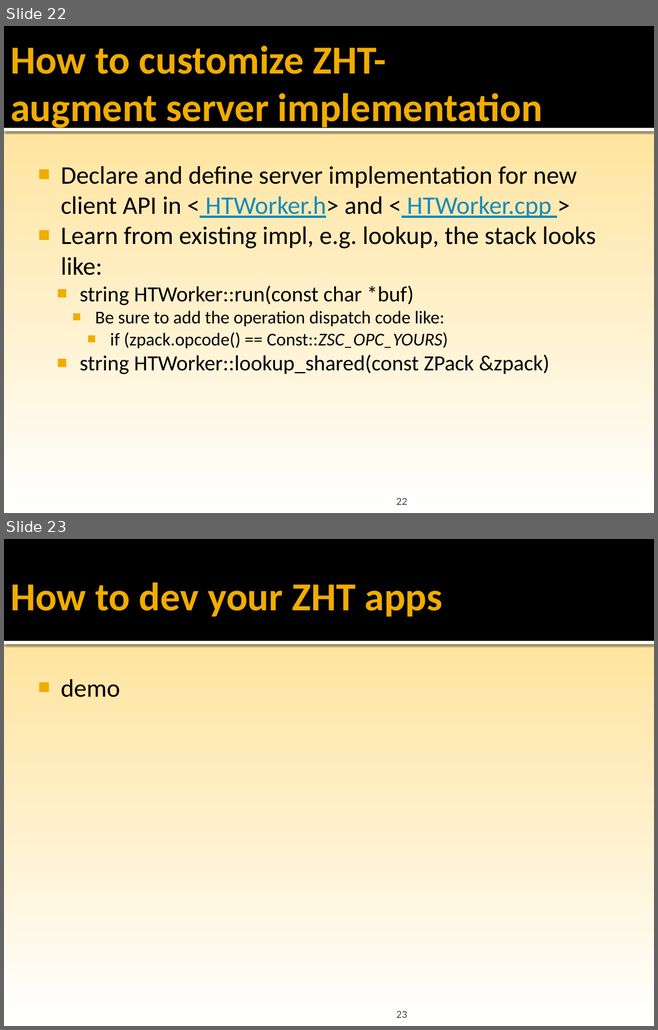
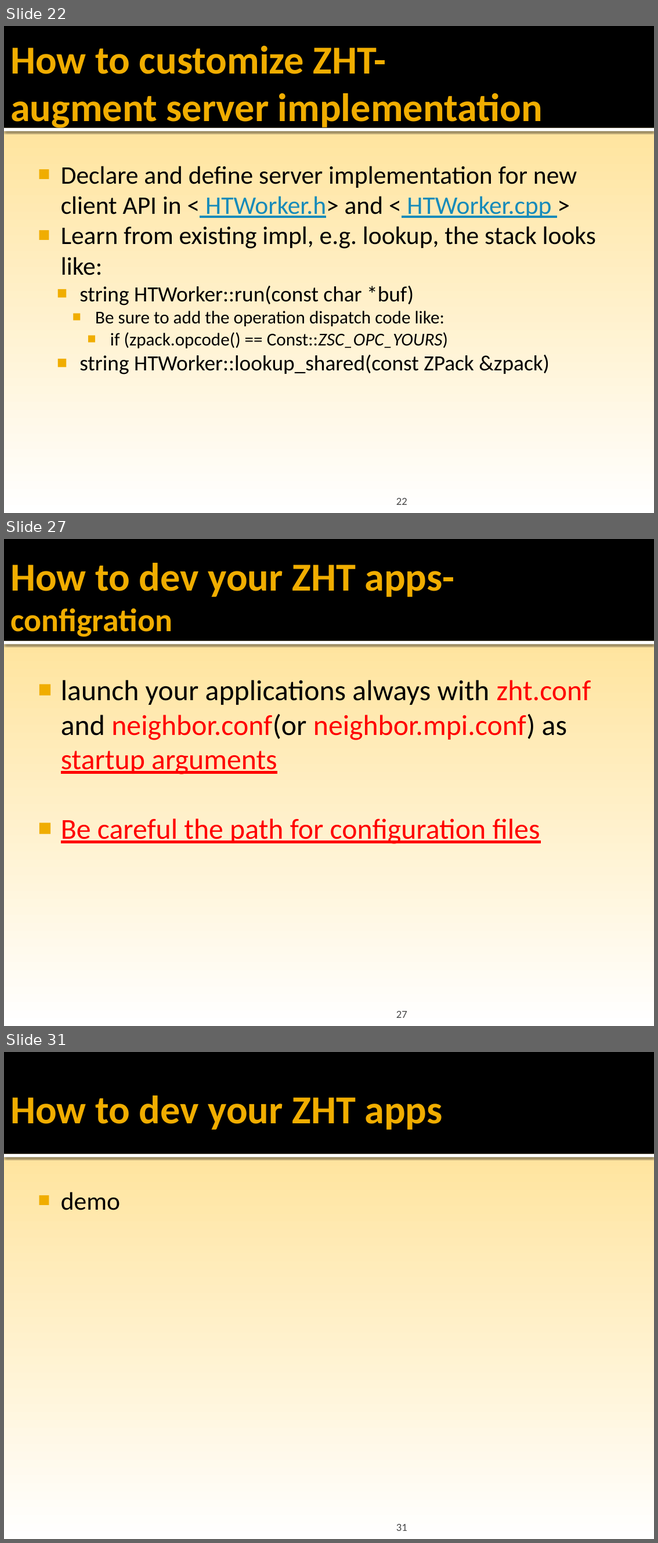
Before and after one commit to datasys/zht, a slide deck: doc/ZHT-dev-tutorial-CS554@cs.iit.pptx. Shown one above the other, each under a label of ours: slides 22 and 23 before the commit, slides 22, 27 and 31 after it; the slides between them are not shown. The pictures are 658x1030 and 658x1543 pixels, drawn with LibreOffice and Linux fonts; fonts in the diff are those of the drawing; background and template pictures are left out. Boxes give left, top, right and bottom in pixels: in the first picture for what was removed or moved away, otherwise in the second. Text is boxed around its words. In the diff, an @@ line names an element or a change of style, - is before the commit and + after.

```diff
--- a/doc/ZHT-dev-tutorial-CS554@cs.iit.pptx
+++ b/doc/ZHT-dev-tutorial-CS554@cs.iit.pptx
@@ slide 27 added at [4, 539, 654, 1026], background gradient #FFC000 to #FFE193 to #FFFFFF; not listed: 2 template elements that a slide beside it also shows @@
@@ title added at [10, 563, 455, 637], 44 pt, text #F0AD00, bold @@
+How to dev your ZHT apps-
+configration
@@ text added at [61, 680, 591, 844], 32 pt, text #FF0000 @@
+■ launch your applications always with zht.conf and neighbor.conf(or neighbor.mpi.conf) as startup arguments
+■ Be careful the path for configuration files
@@ page number added at [396, 1011, 407, 1018], 12 pt, text #454545 @@
+27
@@ what was slide 23 is now slide 31 @@
@@ page number at [396, 1524, 407, 1531]: text changed @@
-23
+31
```
Also in this commit, not shown: 2 slides changed, 7 other slides added, 1 other file.
